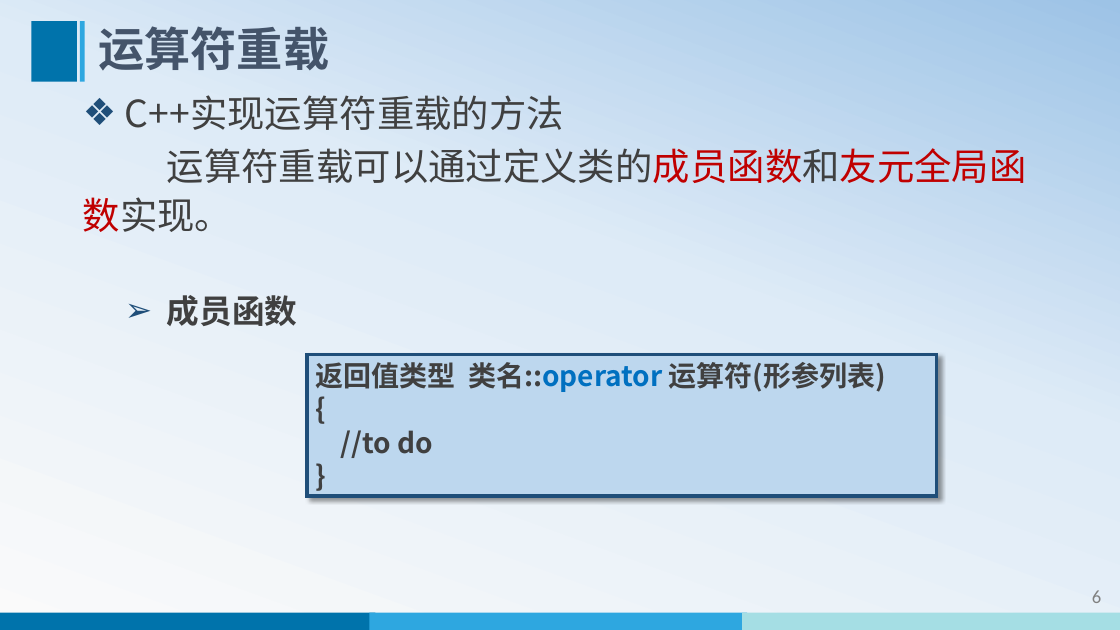
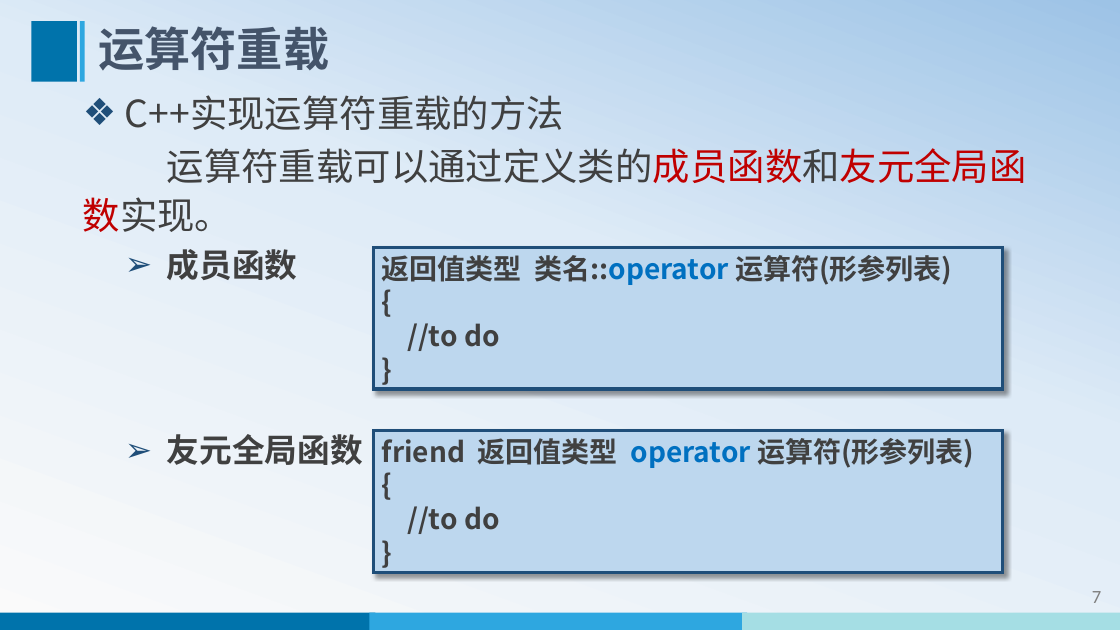
Before and after one commit to WeiMuYang/course-for-class, a slide deck: slide 8 of 16-object-oriented-programming-Cpp/01-oop-cpp-ppt/14-运算符重载.pptx (slide 7 before the commit). Drawn at 1120x630 pixels with LibreOffice and Linux fonts; fonts in the diff are those of the drawing. Boxes give left, top, right and bottom in pixels: in the first picture for what was removed or moved away, otherwise in the second. Text is boxed around its words. In the diff, an @@ line names an element or a change of style, - is before the commit and + after.

Commit message:
更新14-运算符重载

```diff
--- a/16-object-oriented-programming-Cpp/01-oop-cpp-ppt/14-运算符重载.pptx
+++ b/16-object-oriented-programming-Cpp/01-oop-cpp-ppt/14-运算符重载.pptx
@@ rectangle "返回值类型 类名::operator 运算符(形参列表)": place and size @@
-rectangle "返回值类型 类名::operator 运算符(形参列表)" at (308,355,937,497)
+rectangle "返回值类型 类名::operator 运算符(形参列表)" at (374,248,1003,390)
@@ text at (167,434,363,465): paragraph added @@
+  ➢ 友元全局函数
@@ rectangle added at (374,431,1003,573), fill #BDD7EE, outline #1F4E79 3 pt, 24 pt, text #404040, bold @@
+friend 返回值类型 operator 运算符(形参列表)
+{
+//to do
+}
@@ page number at (1092,591,1101,603): text changed @@
-6
+7
```
Also in this commit, not shown: 17 other slides changed, 28 slides added, 1 slide removed.
